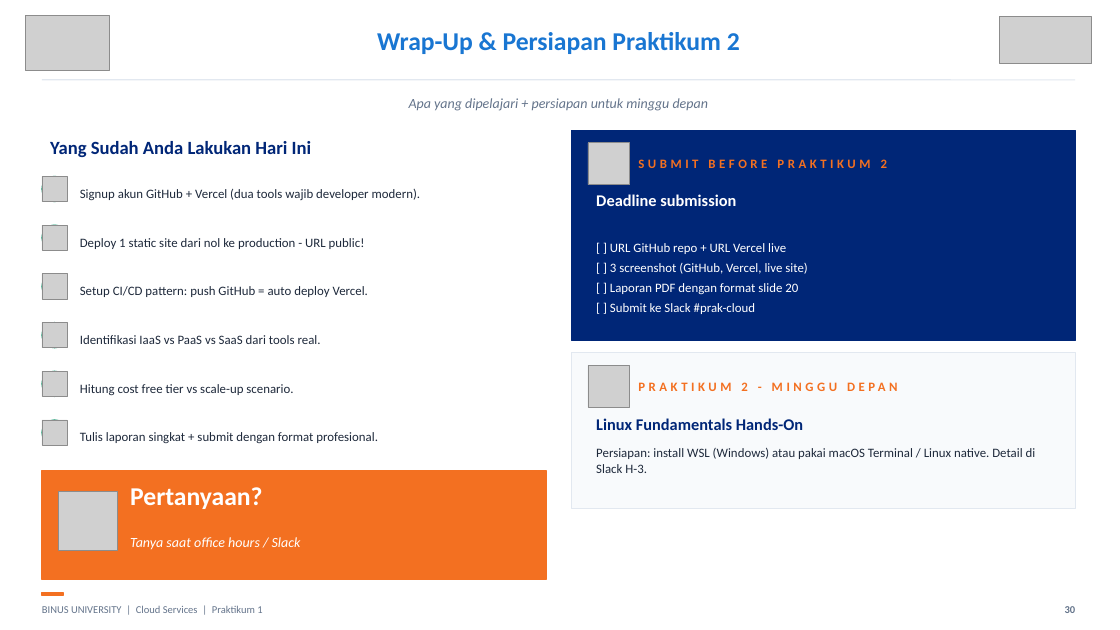
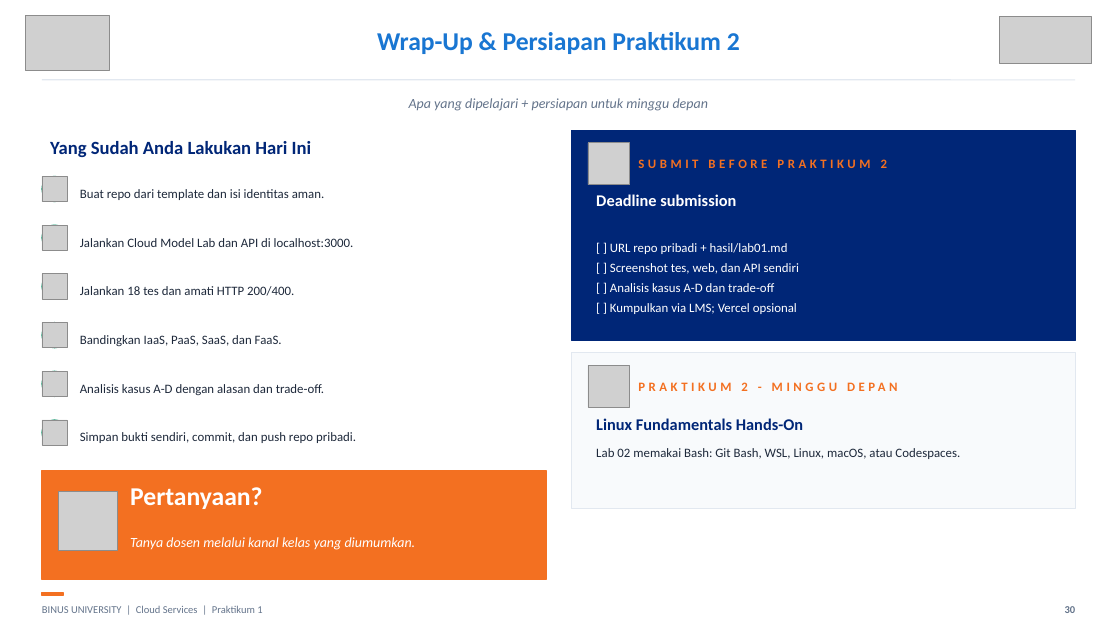
Before and after one commit to SeedFlora/meet1CloudService, a slide deck: slide 30 of slides/LAB01_Pengantar_Cloud_Hands_On_Final.pptx. Drawn at 1120x630 pixels with LibreOffice and Linux fonts; fonts in the diff are those of the drawing; grey boxes stand for pictures. Boxes give left, top, right and bottom in pixels: in the first picture for what was removed or moved away, otherwise in the second. Text is boxed around its words. In the diff, an @@ line names an element or a change of style, - is before the commit and + after.

```diff
--- a/slides/LAB01_Pengantar_Cloud_Hands_On_Final.pptx
+++ b/slides/LAB01_Pengantar_Cloud_Hands_On_Final.pptx
@@ text at (80,189,325,200): text changed @@
-Signup akun GitHub + Vercel (dua tools wajib developer modern).
+Buat repo dari template dan isi identitas aman.
@@ text at (80,238,354,247): text changed @@
-Deploy 1 static site dari nol ke production - URL public!
+Jalankan Cloud Model Lab dan API di localhost:3000.
@@ text at (610,243,799,314): text changed @@
-[ ] URL GitHub repo + URL Vercel live
-[ ] 3 screenshot (GitHub, Vercel, live site)
-[ ] Laporan PDF dengan format slide 20
-[ ] Submit ke Slack #prak-cloud
+[ ] URL repo pribadi + hasil/lab01.md
+[ ] Screenshot tes, web, dan API sendiri
+[ ] Analisis kasus A-D dan trade-off
+[ ] Kumpulkan via LMS; Vercel opsional
@@ text at (80,286,294,296): text changed @@
-Setup CI/CD pattern: push GitHub = auto deploy Vercel.
+Jalankan 18 tes dan amati HTTP 200/400.
@@ text at (80,335,282,346): text changed @@
-Identifikasi IaaS vs PaaS vs SaaS dari tools real.
+Bandingkan IaaS, PaaS, SaaS, dan FaaS.
@@ text at (80,384,324,395): text changed @@
-Hitung cost free tier vs scale-up scenario.
+Analisis kasus A-D dengan alasan dan trade-off.
@@ text at (80,432,356,443): text changed @@
-Tulis laporan singkat + submit dengan format profesional.
+Simpan bukti sendiri, commit, dan push repo pribadi.
@@ text at (596,448,960,459): text changed @@
-Persiapan: install WSL (Windows) atau pakai macOS Terminal / Linux native. Detail di Slack H-3.
+Lab 02 memakai Bash: Git Bash, WSL, Linux, macOS, atau Codespaces.
@@ text at (130,537,416,550): text changed @@
-Tanya saat office hours / Slack
+Tanya dosen melalui kanal kelas yang diumumkan.
```
Also in this commit, not shown: 21 other slides changed, 2 slides added, 2 slides removed, 1 other file.
